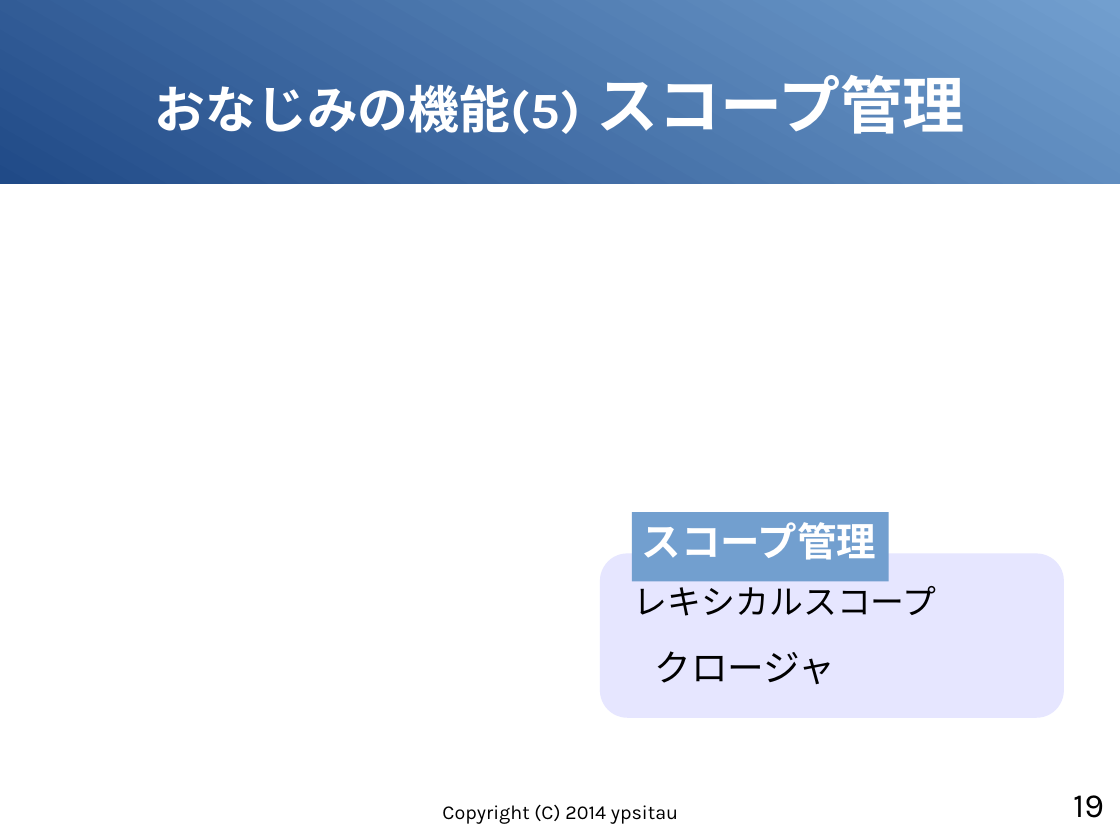
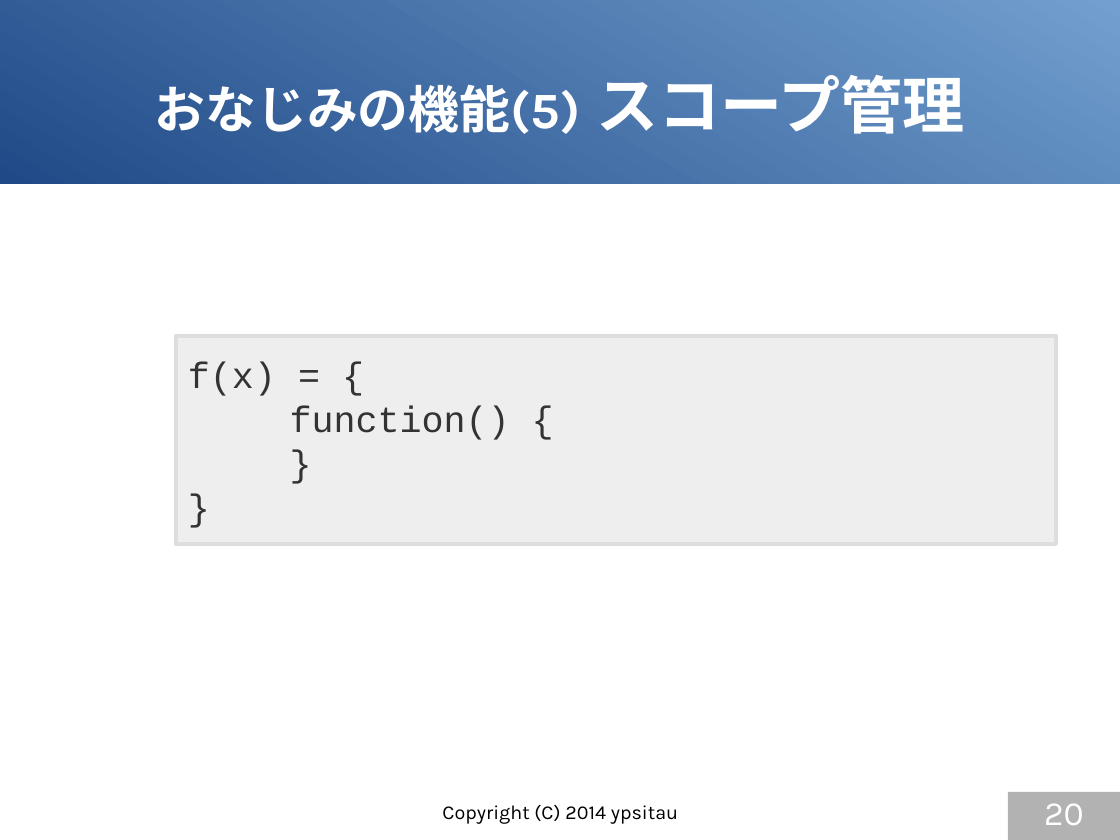
Before and after one commit to gura-lang/gura-doc, a slide deck: slide 20 of presentation/gura-introduction.odp (slide 19 before the commit). Drawn at 1120x840 pixels with LibreOffice and Linux fonts; fonts in the diff are those of the drawing. Boxes give left, top, right and bottom in pixels: in the first picture for what was removed or moved away, otherwise in the second. Text is boxed around its words. In the diff, an @@ line names an element or a change of style, - is before the commit and + after.

```diff
--- a/presentation/gura-introduction.odp
+++ b/presentation/gura-introduction.odp
@@ rectangle added at (x1=176, y1=336, x2=1056, y2=545), fill #EEEEEE, outline #DDDDDD 2.83 pt, 26 pt, text #333333 @@
+f(x) = {
+function() {
+}
+}
@@ group removed at (x1=601, y1=512, x2=1065, y2=719): 2 texts, 1 rounded rectangle, 1 rectangle @@
-レキシカルスコープ
-クロージャ
-スコープ管理
@@ page number added at (x1=1008, y1=793, x2=1120, y2=840), fill #B2B2B2, 24 pt, text #FFFFFF @@
+20
@@ page number removed at (x1=1073, y1=795, x2=1104, y2=818) @@
-19
```
Also in this commit, not shown: 21 other slides changed, 2 slides added, 1 slide removed.
